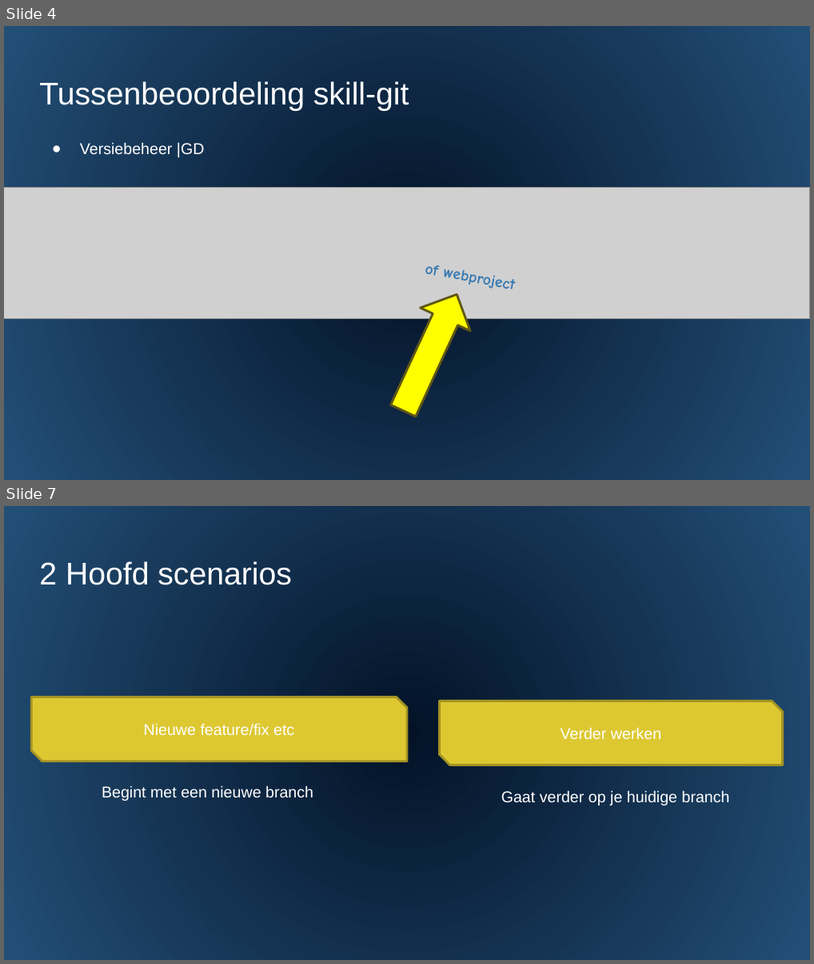
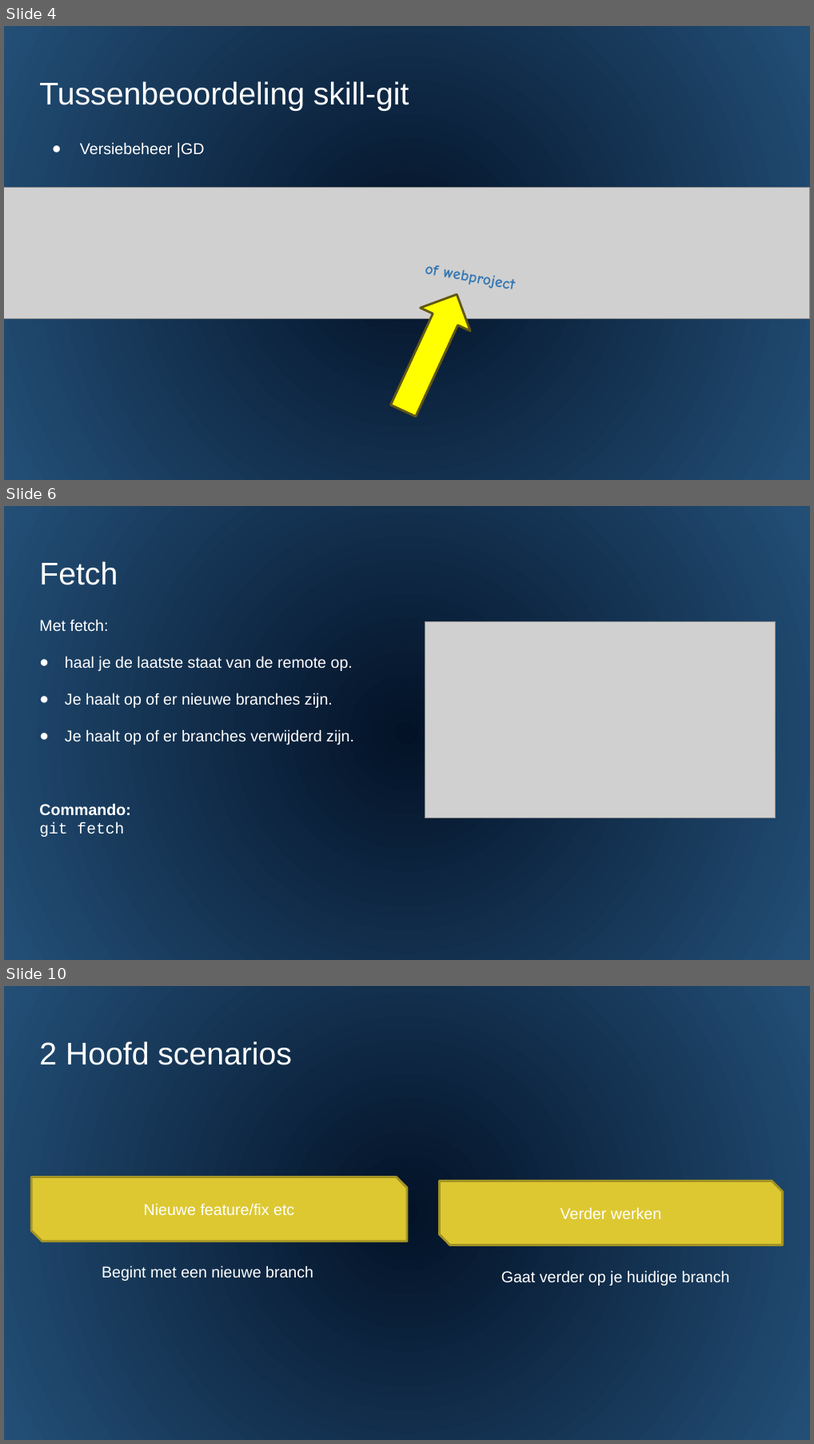
Before and after one commit to djsjollema/lessen-gamedevelopment, a slide deck: M2/Skill/4-Workflow/PowerPoint/4 workflow.pptx. Shown one above the other, each under a label of ours: slides 4 and 7 before the commit, slides 4, 6 and 10 after it; the slides between them are not shown. The pictures are 814x964 and 814x1444 pixels, drawn with LibreOffice and Linux fonts; fonts in the diff are those of the drawing; grey boxes stand for pictures. Boxes give left, top, right and bottom in pixels: in the first picture for what was removed or moved away, otherwise in the second. Text is boxed around its words. In the diff, an @@ line names an element or a change of style, - is before the commit and + after.

```diff
--- a/M2/Skill/4-Workflow/PowerPoint/4 workflow.pptx
+++ b/M2/Skill/4-Workflow/PowerPoint/4 workflow.pptx
@@ slide 6 added at <box>4,506,810,960</box>, background gradient #031227 to #234F77 @@
@@ title added at <box>39,561,118,585</box>, 28 pt, text #FFFFFF @@
+Fetch
@@ text added at <box>39,619,354,836</box>, 14 pt, text #FFFFFF @@
+Met fetch:
+● haal je de laatste staat van de remote op.
+● Je haalt op of er nieuwe branches zijn.
+● Je haalt op of er branches verwijderd zijn.
+Commando:
+git fetch
@@ picture added at <box>426,621,777,817</box> @@
@@ what was slide 7 is now slide 10 @@
```
Also in this commit, not shown: 4 slides changed, 3 other slides added, 1 other file.
